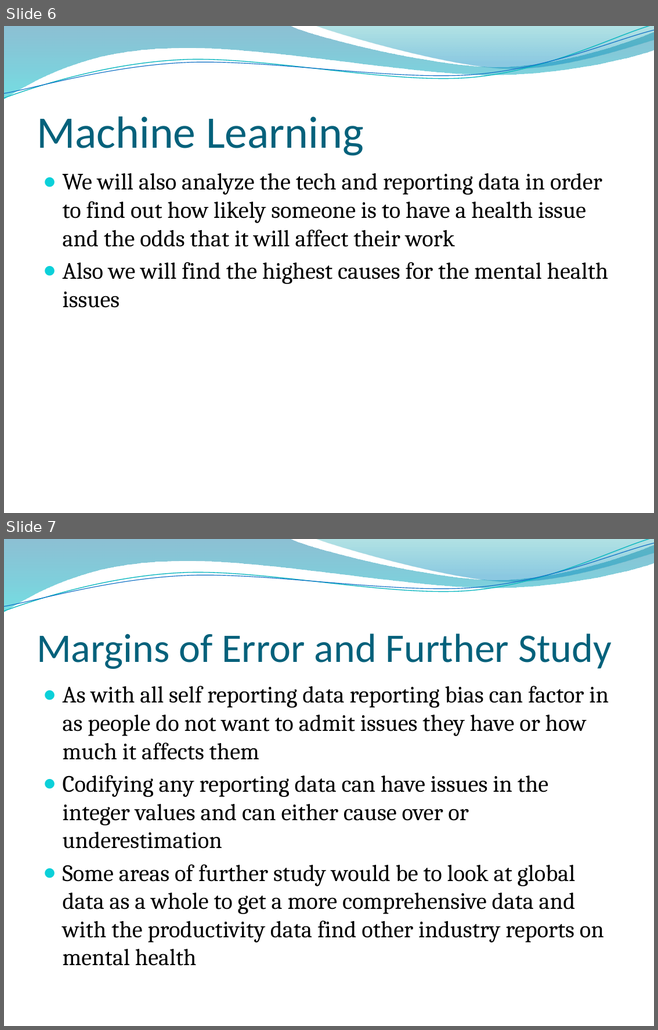
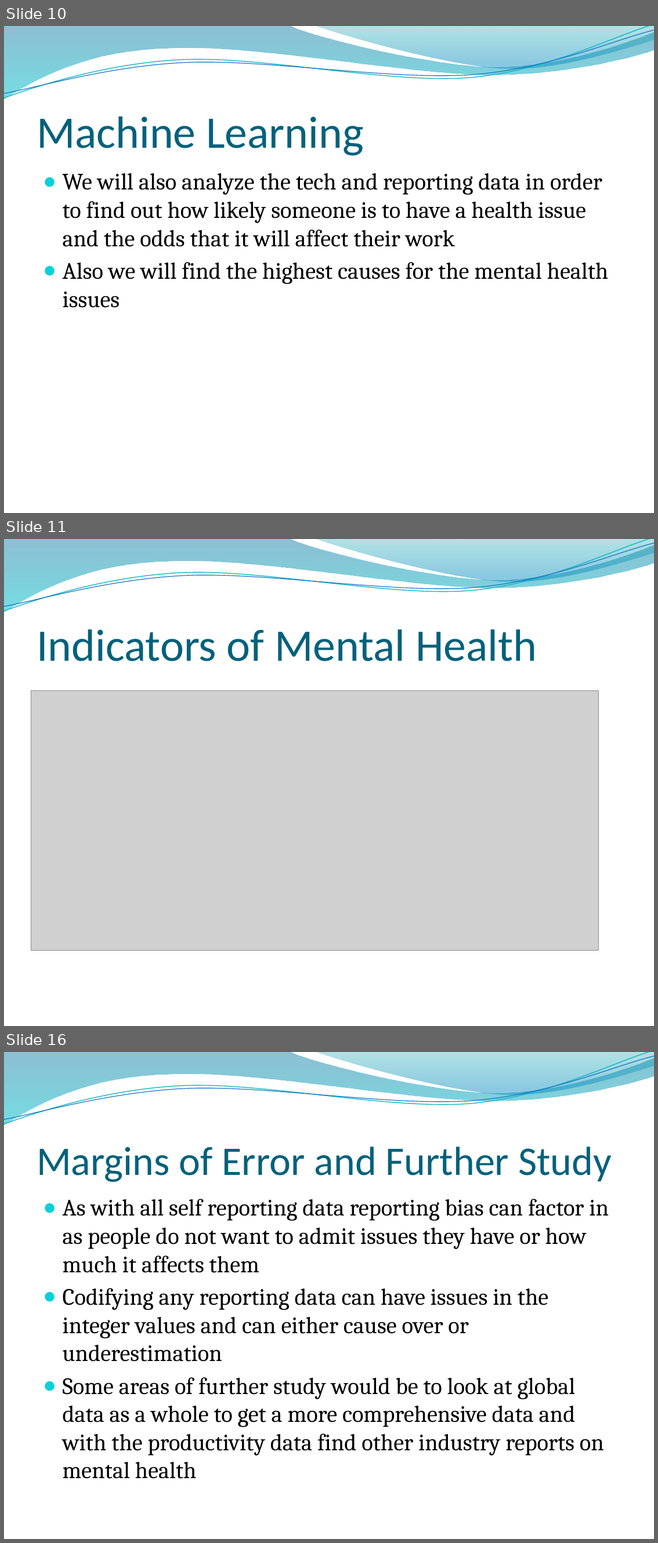
Before and after one commit to jrearth/Psych_and_Tech, a slide deck: Mental Health in Tech pres.pptx. Shown one above the other, each under a label of ours: slides 6 and 7 before the commit, slides 10, 11 and 16 after it; the slides between them are not shown. The pictures are 658x1030 and 658x1543 pixels, drawn with LibreOffice and Linux fonts; fonts in the diff are those of the drawing; grey boxes stand for pictures; background and template pictures are left out. Boxes give left, top, right and bottom in pixels: in the first picture for what was removed or moved away, otherwise in the second. Text is boxed around its words. In the diff, an @@ line names an element or a change of style, - is before the commit and + after.

```diff
--- a/Mental Health in Tech pres.pptx
+++ b/Mental Health in Tech pres.pptx
@@ slide 11 added at (4,539,654,1026), background picture (left out); not listed: 4 template elements that a slide beside it also shows @@
@@ title added at (36,629,536,661), 50 pt, text #04617B @@
+Indicators of Mental Health
@@ picture added at (31,690,598,950) @@
@@ what was slide 6 is now slide 10 @@
@@ what was slide 7 is now slide 16 @@
```
Also in this commit, not shown: 1 slide changed, 7 other slides added.
